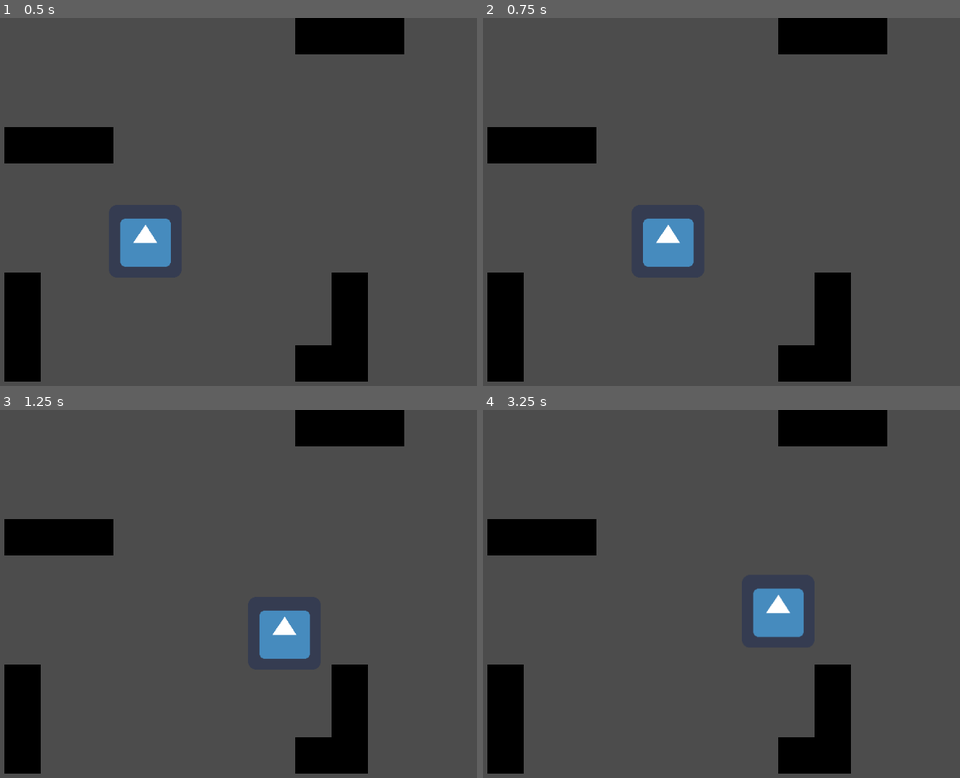
Above: before the commit, frames 1-4 (two rows, left to right).
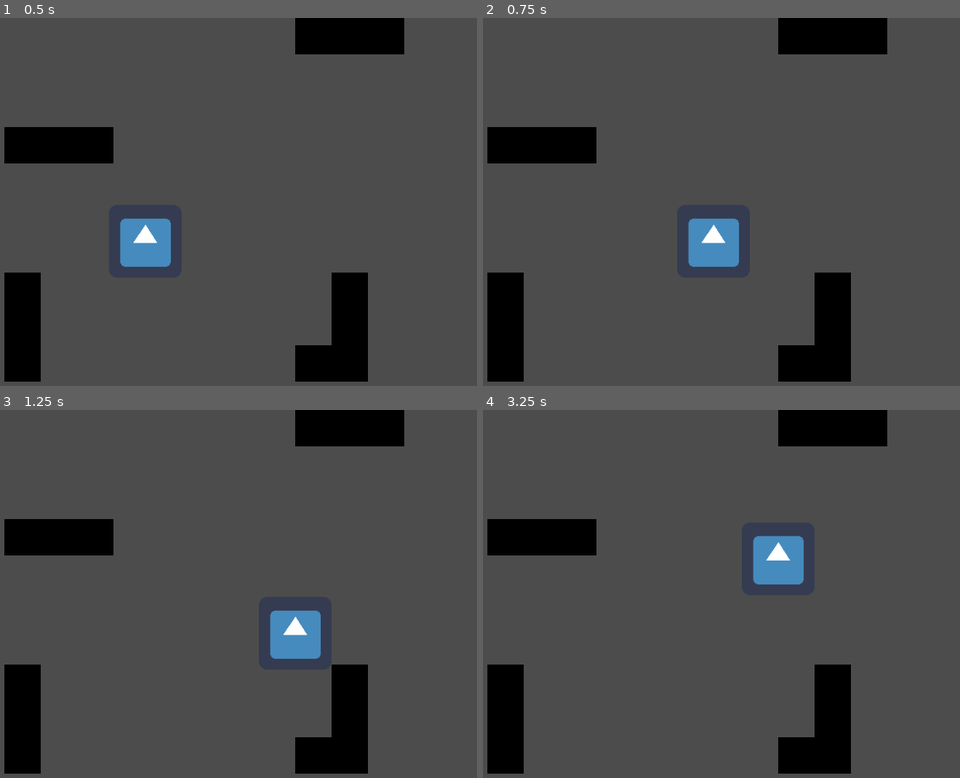
Above: after the commit, the same moments.

Repository: Develarooio/hoho-ohno
Game: Godot game, scene res://Levels/ClaytonTestLevel.tscn
Two runs of this game, one before a commit and one after it. Both use one fixed random seed, a clock stepped at 60 frames per second and the inputs below. The project has no main scene, so this scene is started directly. The engine's default icon, where the game draws it, is replaced by a stand-in: a white triangle on a blue panel in a dark square.
Inputs:
- Up to frame 1 (0.5 s): no input
- Up to frame 2 (0.75 s): tap Enter at 0.5 s; hold D (right) from 0.53 s (still down); tap Space (dash, bound only after the commit) at 0.6 s
- Up to frame 3 (1.25 s): keep holding D (right)
- Up to frame 4 (3.25 s): release D (right) at 1.28 s; hold S (down) 1.28-2.03 s; tap Space (dash, bound only after the commit) at 1.35, 2, 2.1, 2.85 s; hold D (right) 2.03-2.78 s; tap Enter at 2.75 s; hold W (up) from 2.78 s (still down)

Frame 1 is identical in both runs. In frame 2, 2.5% of the frame differs, in the area x 33-54%, y 54-68%; in frame 3, 0.8%; in frame 4, 2.8%, in the area x 56-68%, y 34-62%.

Commit message:
player dash

Diff:
--- a/Player/Player.gd
+++ b/Player/Player.gd
@@ -1,11 +1,12 @@
 extends KinematicBody2D
 
-var speed = 350
+var speed
+var dash_speed = 1100
+var default_speed = 400
+var can_dash = true
 
 func _ready():
-	# Called when the node is added to the scene for the first time.
-	# Initialization here
-	pass
+	speed = default_speed
 
 func _process(delta):
 	move()
@@ -20,5 +21,18 @@
 		direction.y = -1
 	if Input.is_action_pressed('down'):
 		direction.y = 1
+	if Input.is_action_just_pressed('dash') and can_dash:
+		speed = dash_speed
+		can_dash = false
+		$DashDuration.start()
 
 	move_and_slide(direction.normalized() * speed)
+
+func _on_DashDuration_timeout():
+	speed = default_speed
+	if $DashCoolDown.is_stopped():
+		$DashCoolDown.start()
+
+
+func _on_DashCoolDown_timeout():
+	can_dash = true
--- a/Player/Player.tscn
+++ b/Player/Player.tscn
@@ -23,3 +23,21 @@
 [node name="CollisionShape2D" type="CollisionShape2D" parent="." index="1"]
 
 shape = SubResource( 1 )
+
+[node name="DashCoolDown" type="Timer" parent="." index="2"]
+
+process_mode = 1
+wait_time = 0.6
+one_shot = false
+autostart = false
+
+[node name="DashDuration" type="Timer" parent="." index="3"]
+
+process_mode = 1
+wait_time = 0.1
+one_shot = false
+autostart = false
+
+[connection signal="timeout" from="DashCoolDown" to="." method="_on_DashCoolDown_timeout"]
+
+[connection signal="timeout" from="DashDuration" to="." method="_on_DashDuration_timeout"]
--- a/project.godot
+++ b/project.godot
@@ -31,6 +31,8 @@
  ]
 down=[ Object(InputEventKey,"resource_local_to_scene":false,"resource_name":"","device":0,"alt":false,"shift":false,"control":false,"meta":false,"command":false,"pressed":false,"scancode":83,"unicode":0,"echo":false,"script":null)
  ]
+dash=[ Object(InputEventKey,"resource_local_to_scene":false,"resource_name":"","device":0,"alt":false,"shift":false,"control":false,"meta":false,"command":false,"pressed":false,"scancode":32,"unicode":0,"echo":false,"script":null)
+ ]
 
 [rendering]
 
